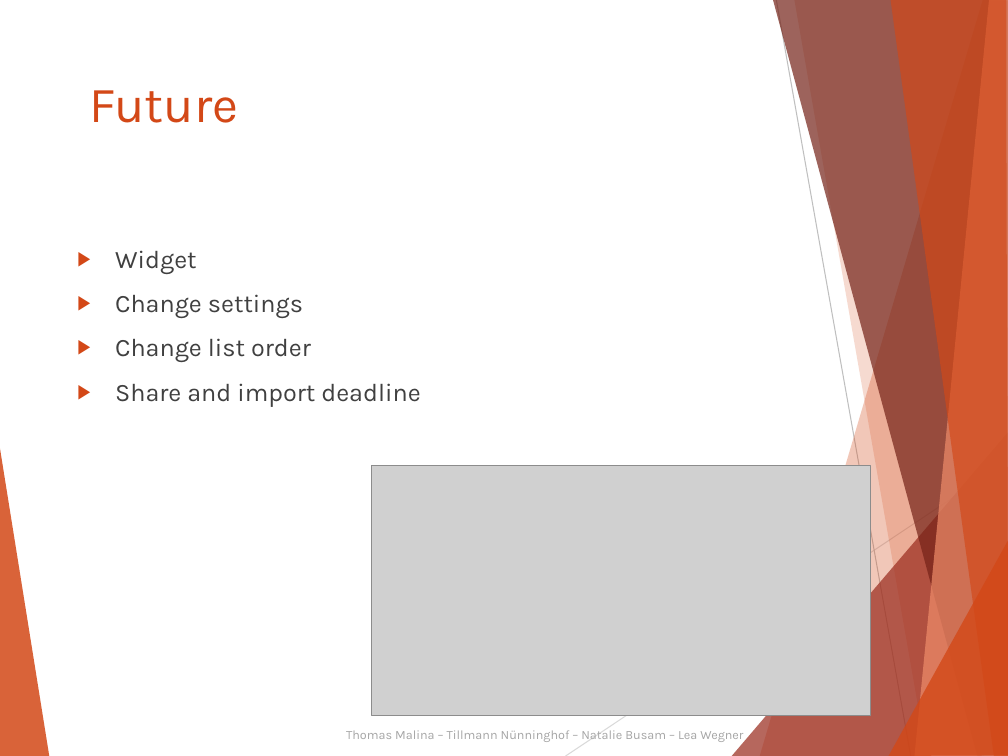
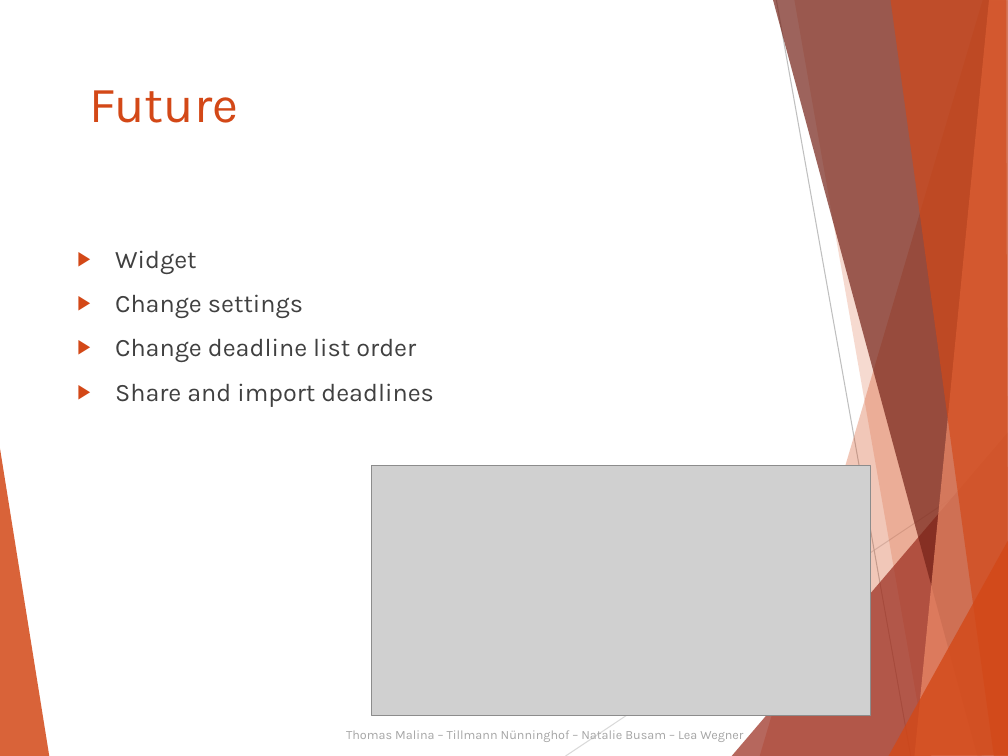
Before and after one commit to Kalkihe/Deminder, a slide deck: slide 19 of Documentation/Exam/Deminder.pptx (slide 15 before the commit). Drawn at 1008x756 pixels with LibreOffice and Linux fonts; fonts in the diff are those of the drawing; grey boxes stand for pictures. Boxes give left, top, right and bottom in pixels: in the first picture for what was removed or moved away, otherwise in the second. Text is boxed around its words. In the diff, an @@ line names an element or a change of style, - is before the commit and + after.

```diff
--- a/Documentation/Exam/Deminder.pptx
+++ b/Documentation/Exam/Deminder.pptx
@@ text at (115, 338, 434, 407): text changed @@
-▶ Change list order
-▶ Share and import deadline
+▶ Change deadline list order
+▶ Share and import deadlines
```
Also in this commit, not shown: 9 other slides changed, 1 slide removed.
